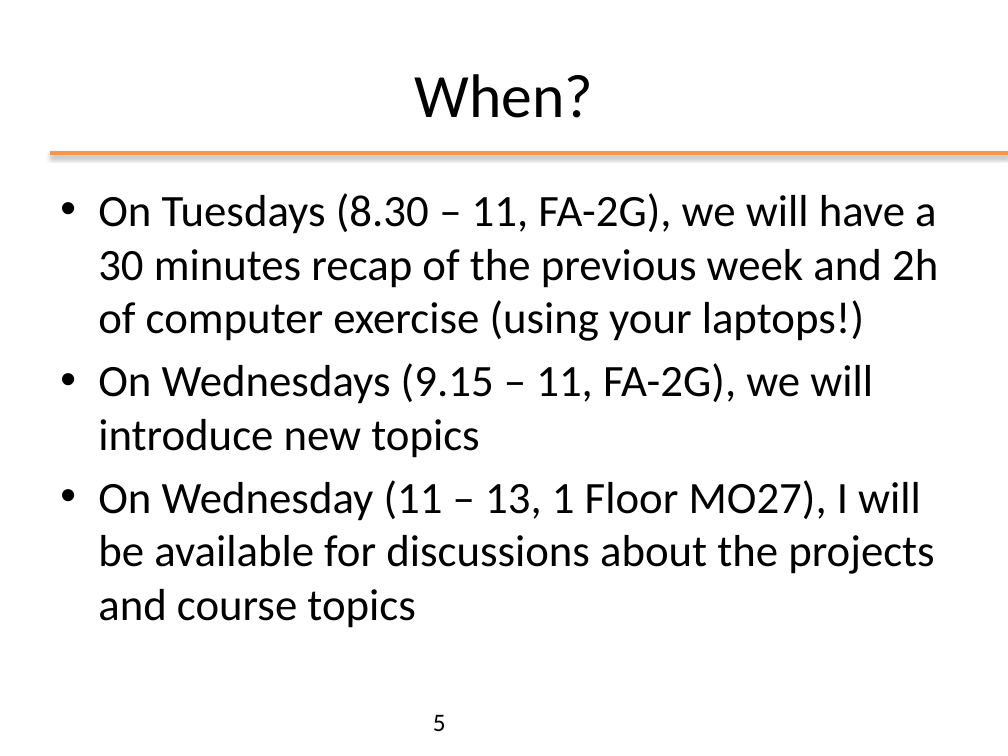
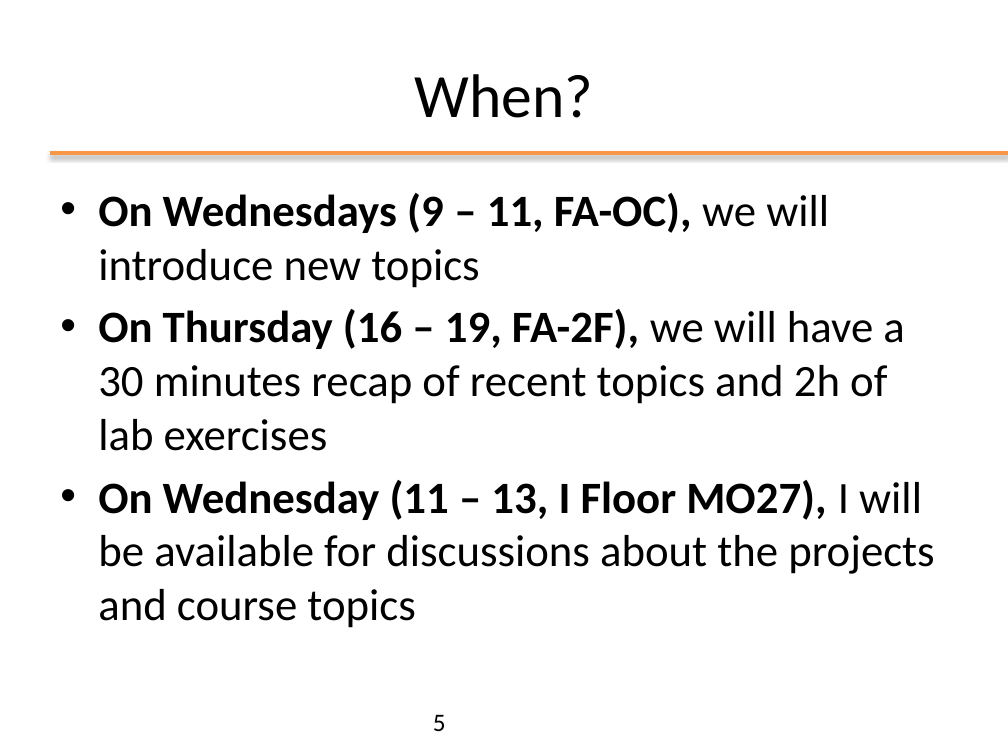
Before and after one commit to matt498/ooprogramming, a slide deck: slide 5 of slides/ppt/00_Introduction.pptx. Drawn at 1008x756 pixels with LibreOffice and Linux fonts; fonts in the diff are those of the drawing; background and template pictures are left out. Boxes give left, top, right and bottom in pixels: in the first picture for what was removed or moved away, otherwise in the second. Text is boxed around its words. In the diff, an @@ line names an element or a change of style, - is before the commit and + after.

```diff
--- a/slides/ppt/00_Introduction.pptx
+++ b/slides/ppt/00_Introduction.pptx
@@ text at (98,193,934,628): text changed @@
-• On Tuesdays (8.30 – 11, FA-2G), we will have a 30 minutes recap of the previous week and 2h of computer exercise (using your laptops!)
-• On Wednesdays (9.15 – 11, FA-2G), we will introduce new topics
-• On Wednesday (11 – 13, 1 Floor MO27), I will be available for discussions about the projects and course topics
+• On Wednesdays (9 – 11, FA-OC), we will introduce new topics
+• On Thursday (16 – 19, FA-2F), we will have a 30 minutes recap of recent topics and 2h of lab exercises
+• On Wednesday (11 – 13, I Floor MO27), I will be available for discussions about the projects and course topics
```
Also in this commit, not shown: 3 other slides changed, 1 slide added, 6 other files.
